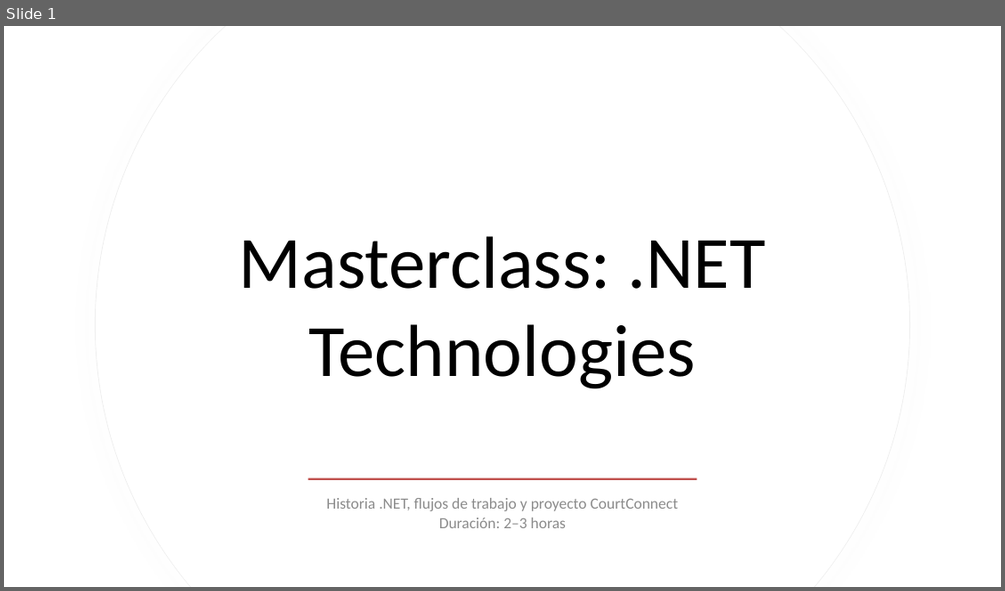
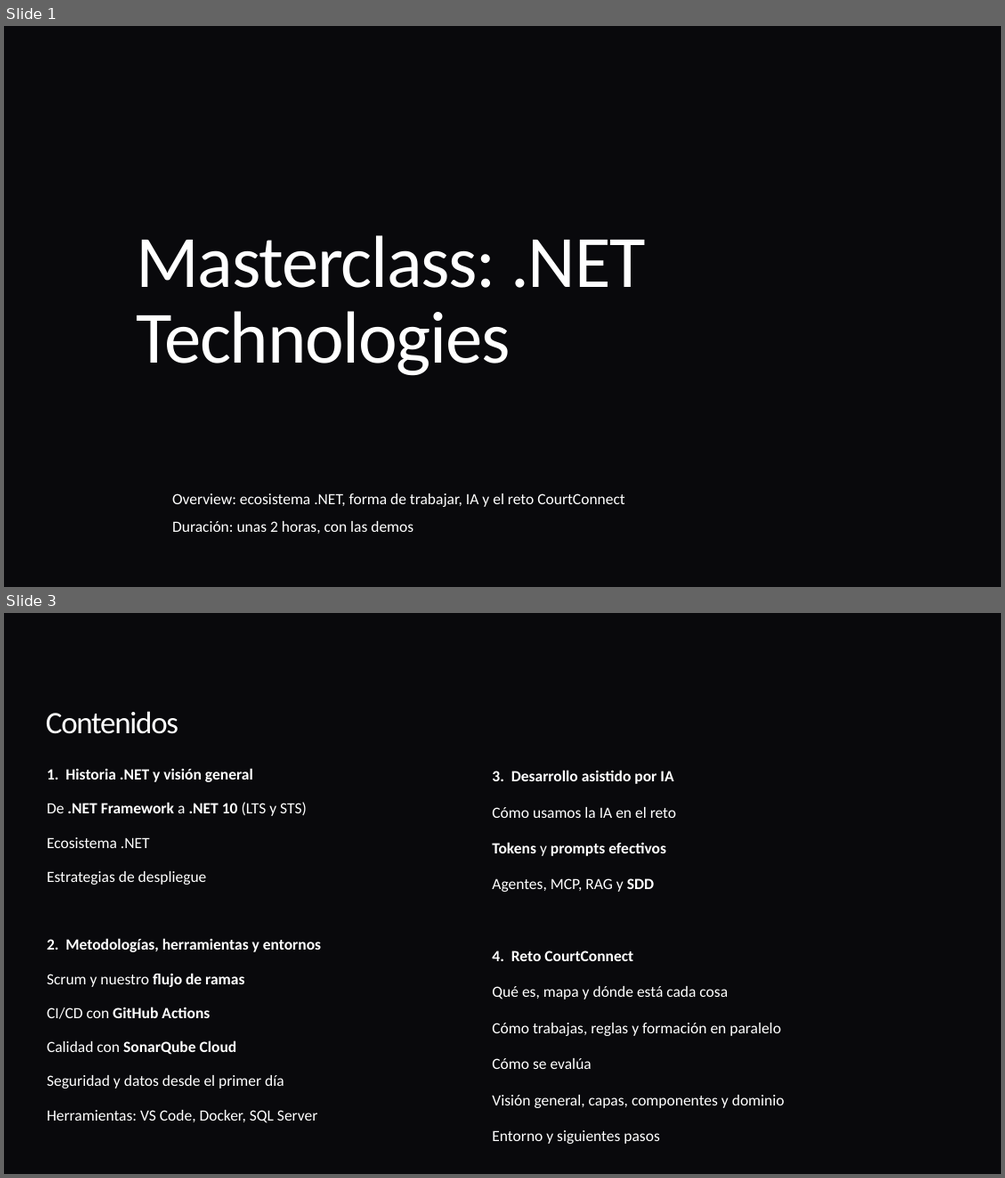
Before and after one commit to ybenzina/formacion-dotnet-junior, a slide deck: docs/masterclasses/masterclass-dotnet-technologies.pptx. Shown one above the other, each under a label of ours: slide 1 before the commit, slides 1 and 3 after it; the slides between them are not shown. The pictures are 1005x591 and 1005x1178 pixels, drawn with LibreOffice and Linux fonts; fonts in the diff are those of the drawing; background and template pictures are left out. Boxes give left, top, right and bottom in pixels: in the first picture for what was removed or moved away, otherwise in the second. Text is boxed around its words. In the diff, an @@ line names an element or a change of style, - is before the commit and + after.

Commit message:
doc: Masterclass .NET Technologies (#48)
* Concretiza ramas de trabajo y actualiza documentación de masterclass general

* Acutaliza ejercicios planteando migración a net11 en parte III

---------

```diff
--- a/docs/masterclasses/masterclass-dotnet-technologies.pptx
+++ b/docs/masterclasses/masterclass-dotnet-technologies.pptx
@@ slide 3 added at box(4, 613, 1001, 1174), background #09090C @@
@@ title added at box(46, 711, 178, 734), 30 pt, text #FFFFFF @@
+Contenidos
@@ text added at box(47, 768, 321, 1123), 15 pt, text #FFFFFF @@
+1. Historia .NET y visión general
+De .NET Framework a .NET 10 (LTS y STS)
+Ecosistema .NET
+Estrategias de despliegue
+2. Metodologías, herramientas y entornos
+Scrum y nuestro flujo de ramas
+CI/CD con GitHub Actions
+Calidad con SonarQube Cloud
+Seguridad y datos desde el primer día
+Herramientas: VS Code, Docker, SQL Server
@@ text added at box(492, 770, 785, 1143), 15 pt, text #FFFFFF @@
+3. Desarrollo asistido por IA
+Cómo usamos la IA en el reto
+Tokens y prompts efectivos
+Agentes, MCP, RAG y SDD
+4. Reto CourtConnect
+Qué es, mapa y dónde está cada cosa
+Cómo trabajas, reglas y formación en paralelo
+Cómo se evalúa
+Visión general, capas, componentes y dominio
+Entorno y siguientes pasos
@@ slide 1 changed as well @@
@@ background #FFFFFF to picture (left out) @@
@@ freeform shape removed at box(96, 26, 909, 587) @@
@@ freeform shape removed at box(96, 26, 909, 587) @@
@@ title "Masterclass: .NET Technologies" at box(136, 235, 645, 376): text colour #000000 to #FFFFFF, letter spacing 0 to -1.1 pt; alignment centre to left; line spacing 1 to 0.85 @@
@@ rectangle removed at box(308, 477, 697, 480) @@
@@ subtitle at box(172, 493, 625, 533): text changed; text colour #8C8C8C to #FFFFFF @@
-Historia .NET, flujos de trabajo y proyecto CourtConnect
-Duración: 2–3 horas
+Overview: ecosistema .NET, forma de trabajar, IA y el reto CourtConnect
+Duración: unas 2 horas, con las demos
```
Also in this commit, not shown: 8 other slides changed, 35 other slides added, 16 slides removed, 14 other files.
